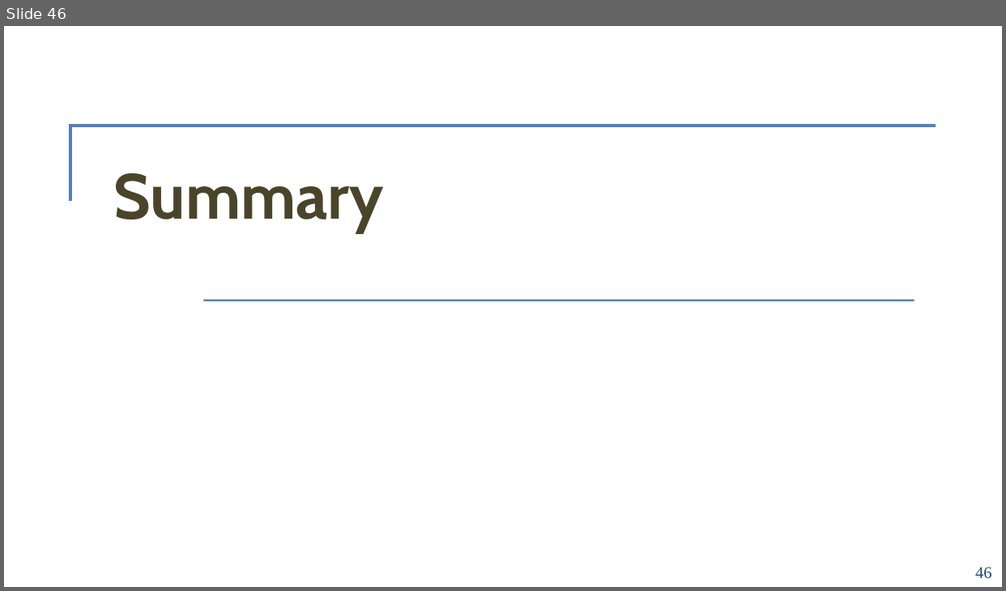
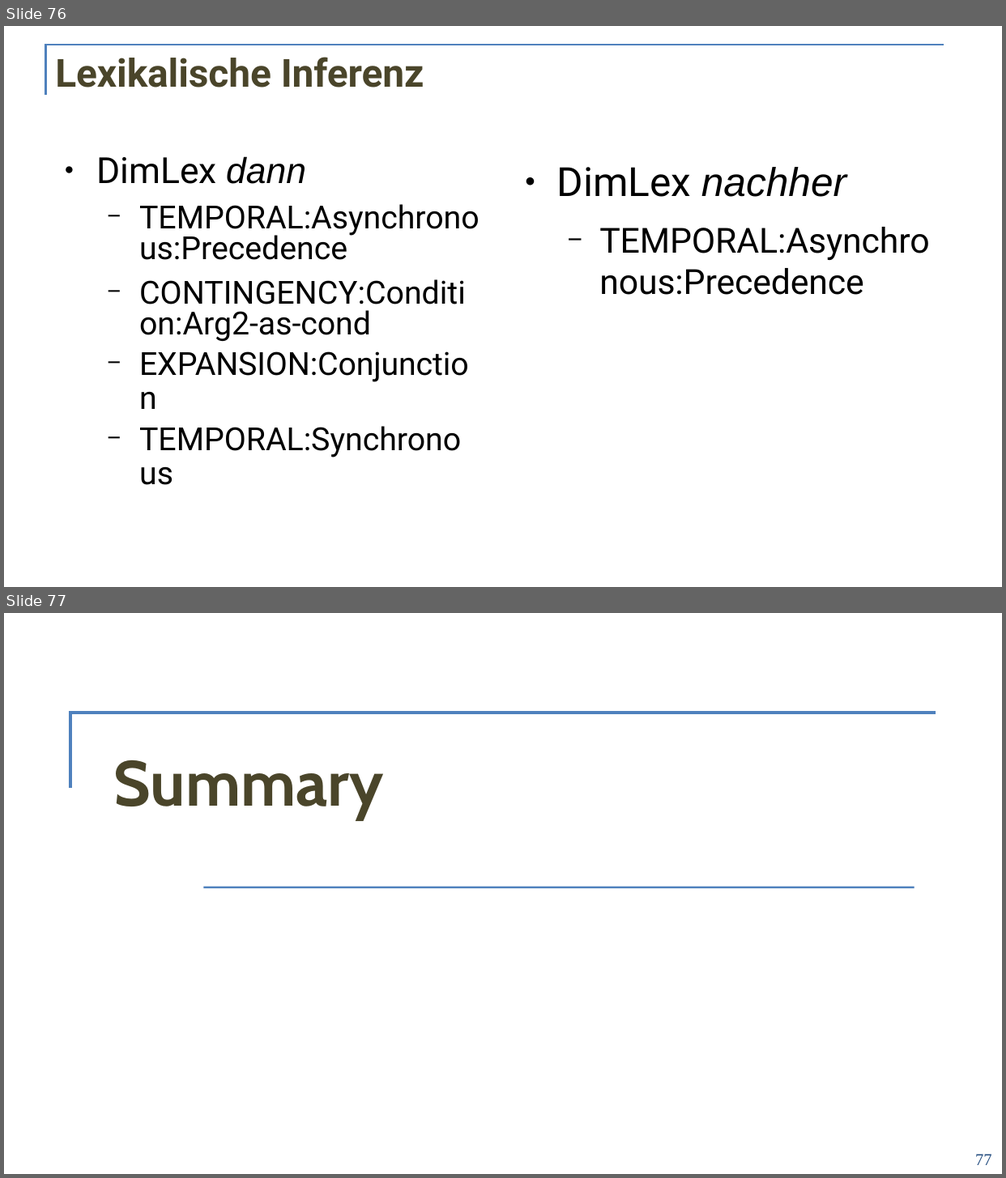
Before and after one commit to acoli-repo/rdf4discourse, a slide deck: doc/vortrag-formatted.pptx. Shown one above the other, each under a label of ours: slide 46 before the commit, slides 76 and 77 after it. The pictures are 1006x591 and 1006x1178 pixels, drawn with LibreOffice and Linux fonts; fonts in the diff are those of the drawing; background and template pictures are left out. Boxes give left, top, right and bottom in pixels: in the first picture for what was removed or moved away, otherwise in the second. Text is boxed around its words. In the diff, an @@ line names an element or a change of style, - is before the commit and + after.

```diff
--- a/doc/vortrag-formatted.pptx
+++ b/doc/vortrag-formatted.pptx
@@ slide 76 added at [4,26,1002,587], background #FFFFFF @@
@@ freeform shape added at [46,45,944,95], outline #4F81BD 1.5 pt @@
@@ title added at [55,57,424,88], 28 pt, text #4A452A, bold @@
+Lexikalische Inferenz
@@ text added at [96,156,479,485], 23 pt, text #000000 @@
+● DimLex dann
+  − TEMPORAL:Asynchrono us:Precedence
+  − CONTINGENCY:Conditi on:Arg2-as-cond
+  − EXPANSION:Conjunctio
+n
+  − TEMPORAL:Synchrono
+us
@@ text added at [557,167,929,260], 25 pt, text #000000 @@
+● DimLex nachher
+  − TEMPORAL:Asynchro
@@ rectangle added at [529,248,1000,587], fill gradient #FFFFFF @@
@@ text added at [599,268,864,295], 25 pt, text #000000 @@
+nous:Precedence
@@ what was slide 46 is now slide 77 @@
@@ page number at [975,1154,991,1165]: text changed @@
-46
+77
```
Also in this commit, not shown: 15 slides changed, 39 other slides added, 9 slides removed.
